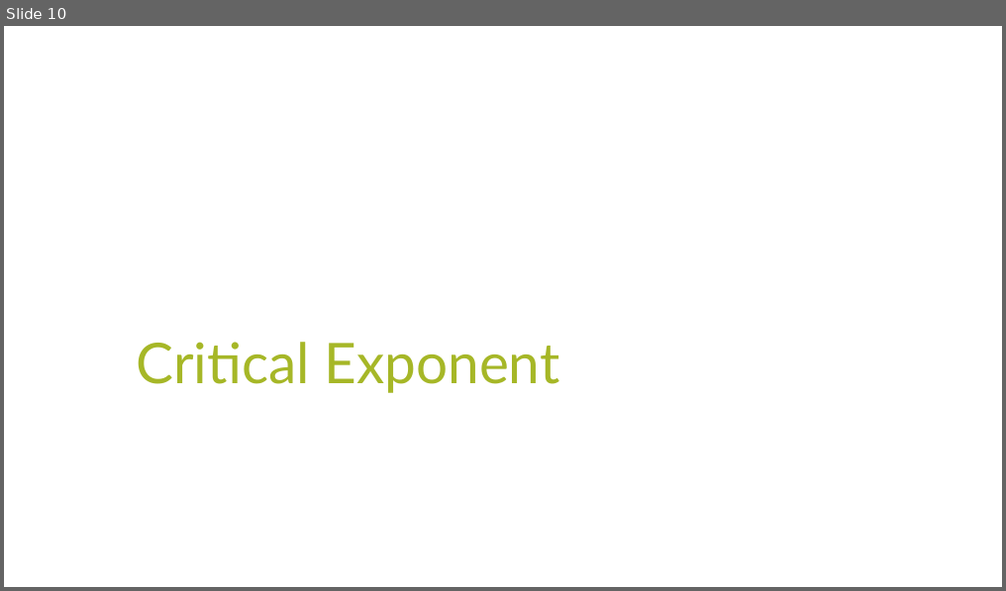
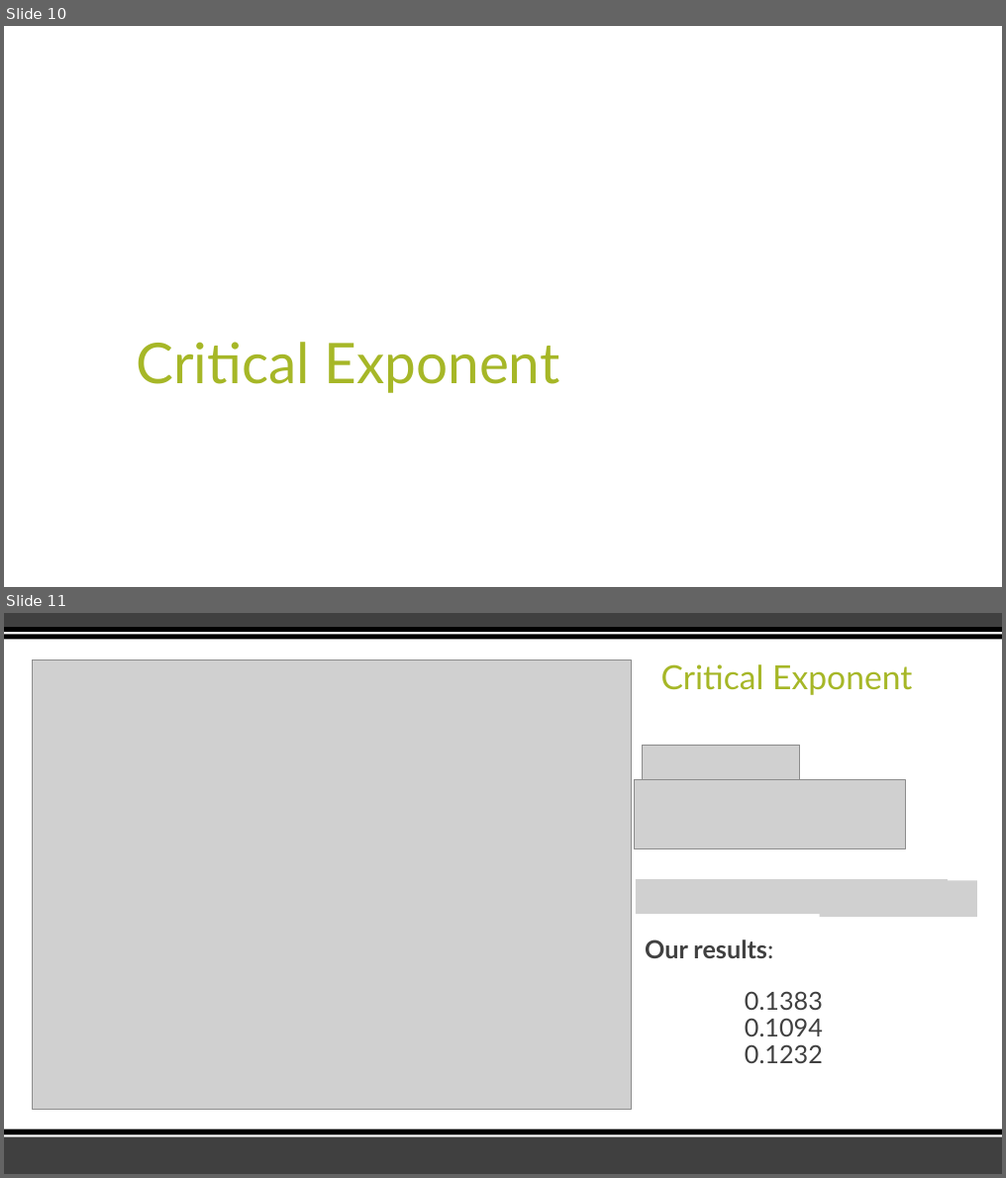
Before and after one commit to tahoeschrader/PHYS566_group4_project-1a_walk-diffusion-cluster, a slide deck: Percolation/Percolation_Presentation.pptx. Shown one above the other, each under a label of ours: slide 10 before the commit, slides 10 and 11 after it. The pictures are 1006x591 and 1006x1178 pixels, drawn with LibreOffice and Linux fonts; fonts in the diff are those of the drawing; grey boxes stand for pictures. Boxes give left, top, right and bottom in pixels: in the first picture for what was removed or moved away, otherwise in the second. Text is boxed around its words. In the diff, an @@ line names an element or a change of style, - is before the commit and + after.

Commit message:
Updated power point
Added images and some info for part A
Rearranged some slides

```diff
--- a/Percolation/Percolation_Presentation.pptx
+++ b/Percolation/Percolation_Presentation.pptx
@@ slide 11 added at bbox=[4, 613, 1002, 1174], background #FFFFFF @@
@@ rectangle added at bbox=[4, 613, 1002, 627], fill #404040 @@
@@ rectangle added at bbox=[4, 627, 1002, 639], fill #000000 @@
@@ rectangle added at bbox=[4, 632, 1002, 634], fill #FFFFFF @@
@@ picture added at bbox=[32, 661, 631, 1109] @@
@@ title added at bbox=[661, 664, 912, 695], 32 pt, text #A6B727 @@
+Critical Exponent
@@ picture added at bbox=[643, 745, 800, 781] @@
@@ picture added at bbox=[634, 779, 905, 849] @@
@@ picture added at bbox=[635, 879, 947, 914] @@
@@ picture added at bbox=[819, 881, 976, 917] @@
@@ text added at bbox=[645, 940, 773, 959], 24 pt, text #404040, bold @@
+Our results:
@@ text added at bbox=[745, 991, 823, 1063], 24 pt, text #404040 @@
+0.1383
+0.1094
+0.1232
@@ rectangle added at bbox=[4, 1137, 1002, 1174], fill #404040 @@
@@ rectangle added at bbox=[4, 1130, 1002, 1138], fill #000000 @@
@@ rectangle added at bbox=[4, 1136, 1002, 1138], fill #FFFFFF @@
```
Also in this commit, not shown: 4 slides changed, 2 other slides added, 2 slides removed.
